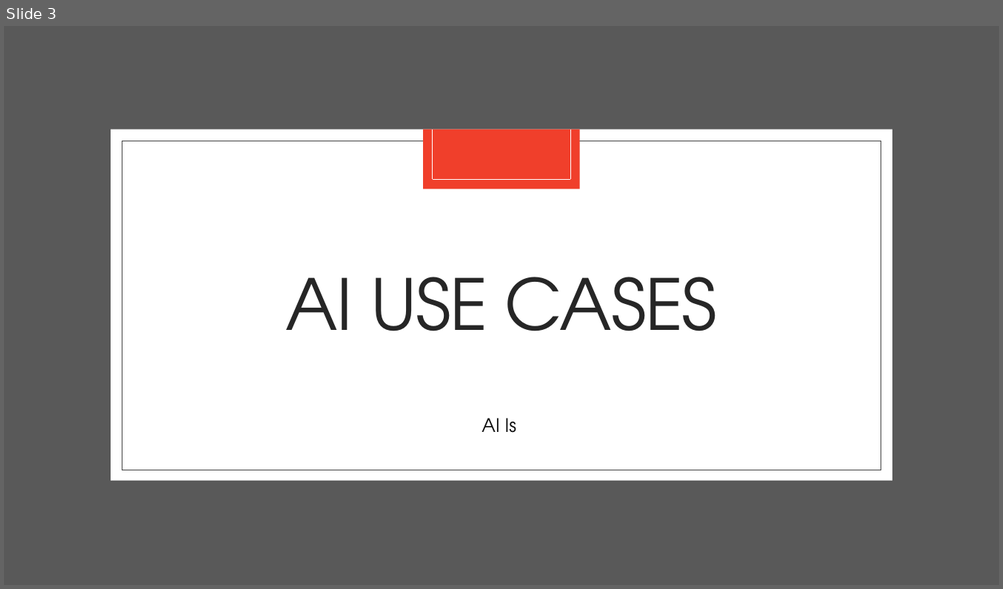
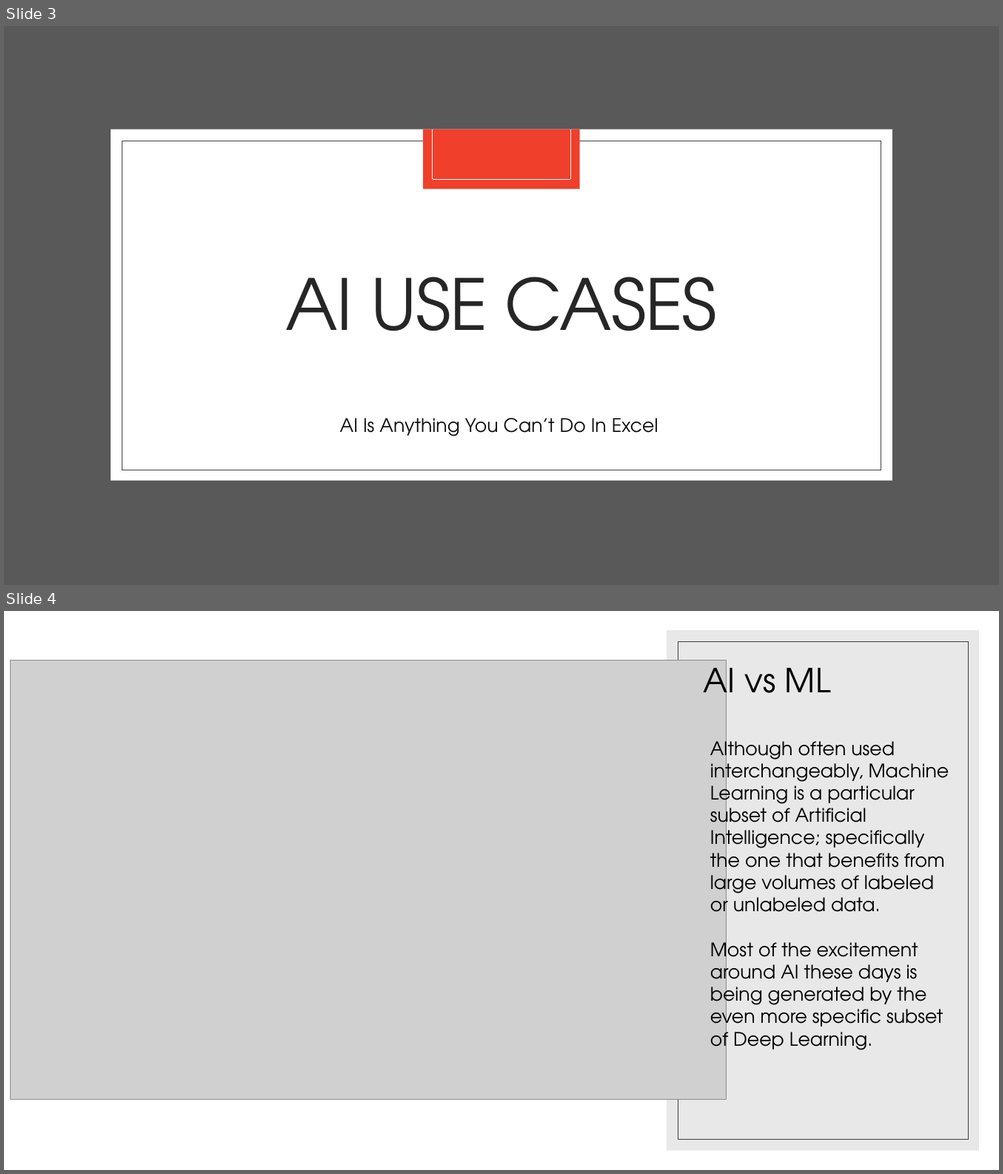
Before and after one commit to apetresc/rotman-ml, a slide deck: Day 3-4.pptx. Shown one above the other, each under a label of ours: slide 3 before the commit, slides 3 and 4 after it. The pictures are 1003x589 and 1003x1174 pixels, drawn with LibreOffice and Linux fonts; fonts in the diff are those of the drawing; grey boxes stand for pictures. Boxes give left, top, right and bottom in pixels: in the first picture for what was removed or moved away, otherwise in the second. Text is boxed around its words. In the diff, an @@ line names an element or a change of style, - is before the commit and + after.

```diff
--- a/Day 3-4.pptx
+++ b/Day 3-4.pptx
@@ slide 4 added at box(4, 611, 999, 1170), background #FFFFFF @@
@@ rectangle added at box(666, 630, 979, 1151), fill #D9D9D9 at 60% opacity @@
@@ rectangle added at box(677, 641, 968, 1140), outline #404040 0.5 pt @@
@@ picture added at box(11, 661, 726, 1099) @@
@@ title added at box(703, 660, 831, 708), 32 pt, text #000000 @@
+AI vs ML
@@ text added at box(710, 735, 949, 1055), 18 pt, text #000000 @@
+Although often used interchangeably, Machine Learning is a particular subset of Artificial Intelligence; specifically the one that benefits from large volumes of labeled or unlabeled data.
+Most of the excitement around AI these days is being generated by the even more specific subset of Deep Learning.
@@ slide 3 changed as well @@
@@ text at box(340, 418, 658, 437): text changed @@
-AI Is
+AI Is Anything You Can’t Do In Excel
```
Also in this commit, not shown: 2 other slides changed, 5 other slides added, 1 slide removed.
